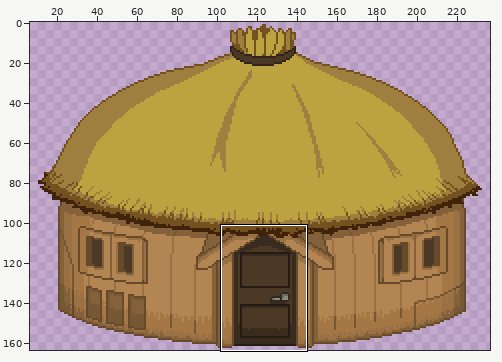
Pixel-art file -- art/sprites/knotholehut.aseprite. The picture above shows the old version from afar; the outline marks the close-up.
Close-up. First the earlier version:
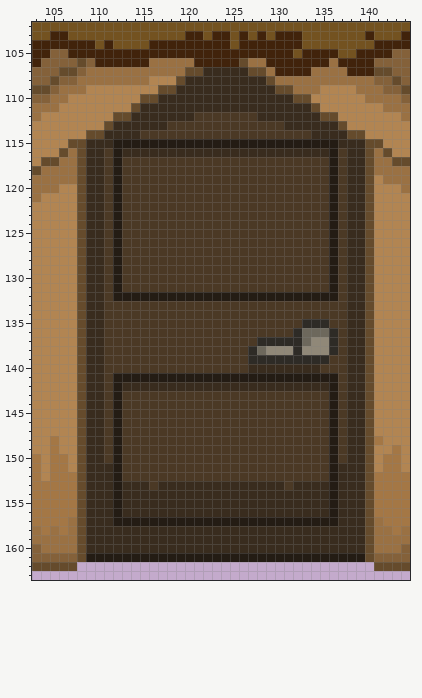
240x164 pixels, 1 frame. Shown: x 103..144, y 102..163. The wide view leaves out empty margins.
After:
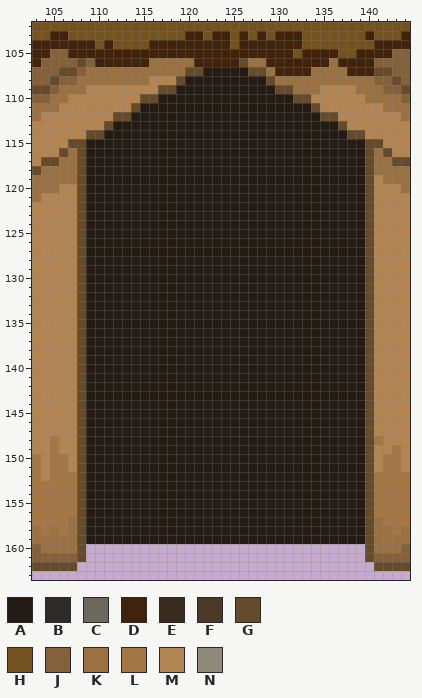
Palette (. is transparent): A #241c14  B #2e2b26  C #6d685c  D #41230b  E #392c1e  F #4b3925  G #654b2c  H #735220  J #84613a  K #9a7143  L #a47745  M #b28552  N #908878
From old to new:
Changed rows in their new state; - is an unchanged pixel.
first column x 109:
107 -------------AAAAA-------------
108 -----------AAAAAAAAA-----------
109 ----------AAAAAAAAAAA----------
110 --------AAAAAAAAAAAAAAA--------
111 ------AAAAAAAAAAAAAAAAAAA------
112 -----AAAAAAAAAAAAAAAAAAAAA-----
113 ---AAAAAAAAAAAAAAAAAAAAAAAAA---
114 --AAAAAAAAAAAAAAAAAAAAAAAAAAA--
115 AAA-------------------------AAA
116 AAA-AAAAAAAAAAAAAAAAAAAAAAA-AAA
117 AAA-AAAAAAAAAAAAAAAAAAAAAAA-AAA
118 AAA-AAAAAAAAAAAAAAAAAAAAAAA-AAA
119 AAA-AAAAAAAAAAAAAAAAAAAAAAA-AAA
120 AAA-AAAAAAAAAAAAAAAAAAAAAAA-AAA
121 AAA-AAAAAAAAAAAAAAAAAAAAAAA-AAA
122 AAA-AAAAAAAAAAAAAAAAAAAAAAA-AAA
123 AAA-AAAAAAAAAAAAAAAAAAAAAAA-AAA
124 AAA-AAAAAAAAAAAAAAAAAAAAAAA-AAA
125 AAA-AAAAAAAAAAAAAAAAAAAAAAA-AAA
126 AAA-AAAAAAAAAAAAAAAAAAAAAAA-AAA
127 AAA-AAAAAAAAAAAAAAAAAAAAAAA-AAA
128 AAA-AAAAAAAAAAAAAAAAAAAAAAA-AAA
129 AAA-AAAAAAAAAAAAAAAAAAAAAAA-AAA
130 AAA-AAAAAAAAAAAAAAAAAAAAAAA-AAA
131 AAA-AAAAAAAAAAAAAAAAAAAAAAA-AAA
132 AAA-------------------------AAA
133 AAAAAAAAAAAAAAAAAAAAAAAAAAAAAAA
134 AAAAAAAAAAAAAAAAAAAAAAAAAAAAAAA
135 AAAAAAAAAAAAAAAAAAAAAAAAAAAAAAA
136 AAAAAAAAAAAAAAAAAAAAAAAAAAAAAAA
137 AAAAAAAAAAAAAAAAAAAAAAAAAAAAAAA
138 AAAAAAAAAAAAAAAAAAAAAAAAAAAAAAA
139 AAAAAAAAAAAAAAAAAAAAAAAAAAAAAAA
140 AAAAAAAAAAAAAAAAAAAAAAAAAAAAAAA
141 AAA-------------------------AAA
142 AAA-AAAAAAAAAAAAAAAAAAAAAAA-AAA
143 AAA-AAAAAAAAAAAAAAAAAAAAAAA-AAA
144 AAA-AAAAAAAAAAAAAAAAAAAAAAA-AAA
145 AAA-AAAAAAAAAAAAAAAAAAAAAAA-AAA
146 AAA-AAAAAAAAAAAAAAAAAAAAAAA-AAA
147 AAA-AAAAAAAAAAAAAAAAAAAAAAA-AAA
148 AAA-AAAAAAAAAAAAAAAAAAAAAAA-AAA
149 AAA-AAAAAAAAAAAAAAAAAAAAAAA-AAA
150 AAA-AAAAAAAAAAAAAAAAAAAAAAA-AAA
151 AAA-AAAAAAAAAAAAAAAAAAAAAAA-AAA
152 AAA-AAAAAAAAAAAAAAAAAAAAAAA-AAA
153 AAA-AAAAAAAAAAAAAAAAAAAAAAA-AAA
154 AAA-AAAAAAAAAAAAAAAAAAAAAAA-AAA
155 AAA-AAAAAAAAAAAAAAAAAAAAAAA-AAA
156 AAA-AAAAAAAAAAAAAAAAAAAAAAA-AAA
157 AAA-------------------------AAA
158 AAAAAAAAAAAAAAAAAAAAAAAAAAAAAAA
159 AAAAAAAAAAAAAAAAAAAAAAAAAAAAAAA
160 ...............................
161 ...............................
